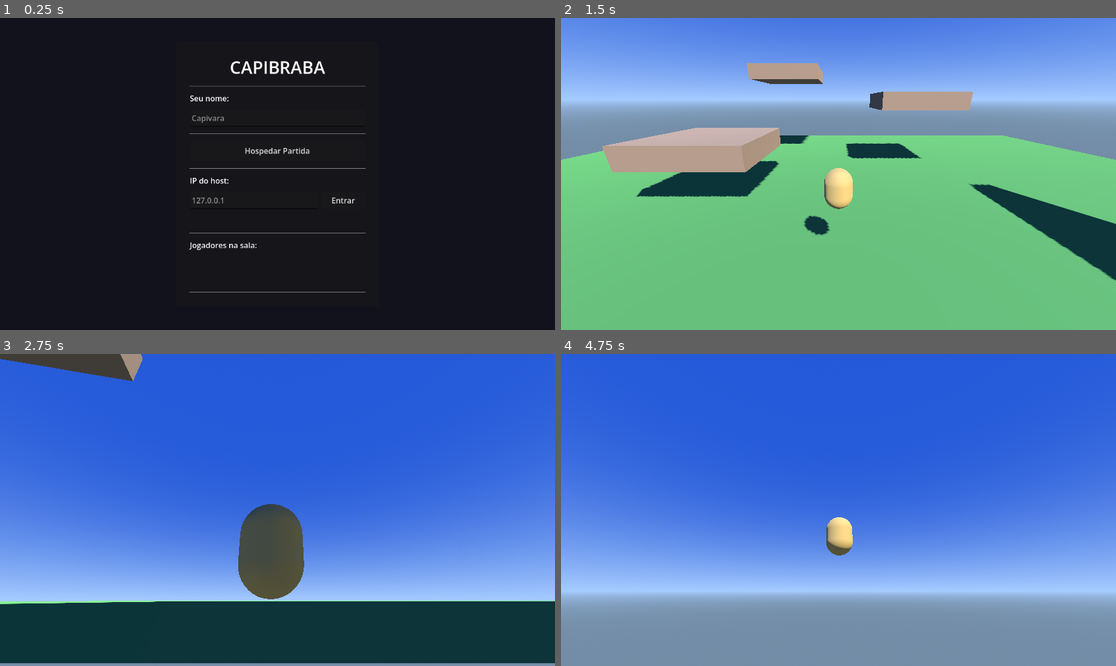
Above: before the commit, frames 1-4 (two rows, left to right).
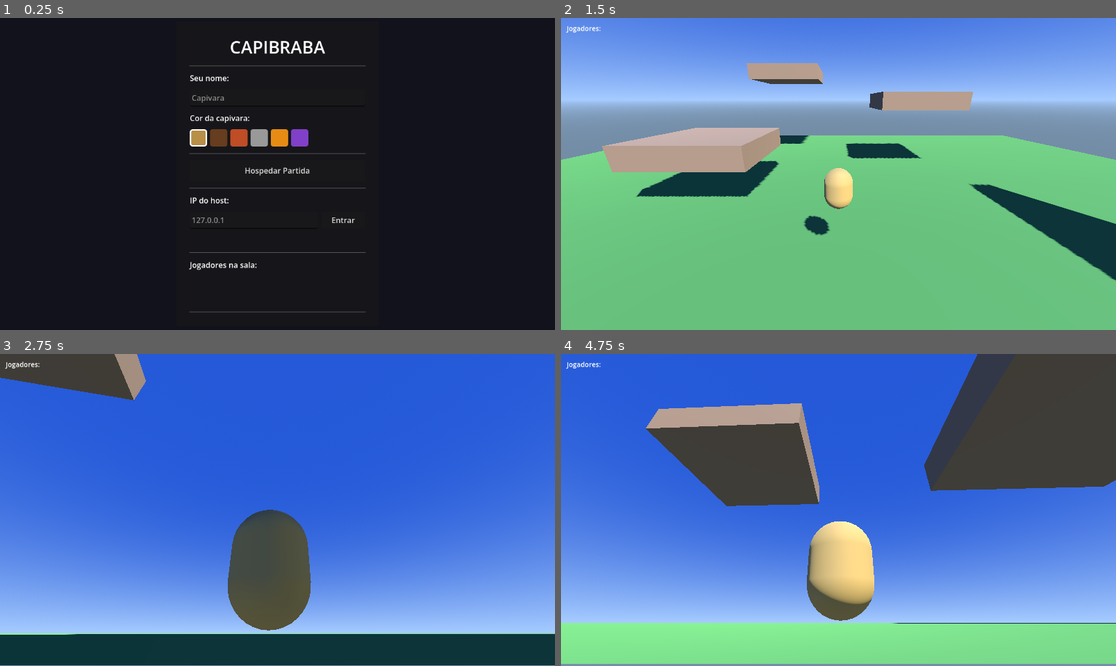
Above: after the commit, the same moments.

Repository: rodrigo-moreira-dev/capibraba
Game: Godot game, scene res://scenes/ui/lobby.tscn
The game is run twice, just before and just after one commit, with the same random seed, the same clock (stepped at 60 frames per second) and the same inputs.
Inputs (mouse positions are in pixels of both pictures, inside the frame that each line leads up to):
- Up to frame 1 (0.25 s): no input
- Up to frame 2 (1.5 s): click "Hospedar Partida" at 0.5 s; click "Iniciar Jogo" at 1.25 s
- Up to frame 3 (2.75 s): move the mouse to (305, 510) at 2.02 s; hold W (move_forward) from 2.03 s (still down); hold Space (jump) from 2.03 s (still down); tap Shift (dash) at 2.1 s
- Up to frame 4 (4.75 s): keep holding W (move_forward); move the mouse to (810, 510) at 2.77 s; release Space (jump) at 2.78 s; tap Space (jump) at 2.85, 3.02, 3.32, 4.52 s; tap Shift (dash) at 3.05, 3.6, 4.35 s; move the mouse to (849, 503) at 3.52 s; hold Space (jump) 3.53-4.28 s; move the mouse to (832, 516) at 4.27 s

The runs differ from the first frame. In frame 1, 3.6% of the frame differs, in the area x 34-66%, y 7-95%; in frame 2, less than 0.1%; in frame 3, 27%; in frame 4, 58%, in the area x 0-100%, y 0-100%.

Commit message:
feat: fases 4 e 5 — arena jogavel + customizacao de cor
Fase 4 (arena 2-4 jogadores):
- Kill plane: cair abaixo de Y=-15 respawna no centro
- Label3D (billboard) com nome acima de cada player
- HUD com lista de jogadores conectados

Fase 5 (customizacao):
- Paleta de 6 cores no lobby (swatches interativos)
- Cor sincronizada via NetworkManager.my_data
- Material por instancia aplicado em player._ready()

Co-Authored-By: Claude Sonnet 4.6 <noreply@anthropic.com>

Diff:
--- a/scenes/levels/test_arena.tscn
+++ b/scenes/levels/test_arena.tscn
@@ -1,23 +1,24 @@
-[gd_scene load_steps=17 format=3]
+[gd_scene load_steps=18 format=3]
 
-[ext_resource type="Script" path="res://scripts/game/game_manager.gd" id="1_gm"]
+[ext_resource type="Script"      path="res://scripts/game/game_manager.gd" id="1_gm"]
+[ext_resource type="PackedScene" path="res://scenes/ui/hud.tscn"           id="2_hud"]
 
 [sub_resource type="ProceduralSkyMaterial" id="SkyMat_1"]
-sky_top_color = Color(0.15, 0.35, 0.85, 1)
-sky_horizon_color = Color(0.65, 0.8, 1.0, 1)
+sky_top_color     = Color(0.15, 0.35, 0.85, 1)
+sky_horizon_color = Color(0.65, 0.8,  1.0,  1)
 ground_horizon_color = Color(0.65, 0.8, 1.0, 1)
-ground_bottom_color = Color(0.45, 0.55, 0.65, 1)
+ground_bottom_color  = Color(0.45, 0.55, 0.65, 1)
 
 [sub_resource type="Sky" id="Sky_1"]
 sky_material = SubResource("SkyMat_1")
 
 [sub_resource type="Environment" id="Environment_1"]
-background_mode = 2
-sky = SubResource("Sky_1")
+background_mode     = 2
+sky                 = SubResource("Sky_1")
 ambient_light_source = 3
 ambient_light_energy = 0.8
 
-[sub_resource type="BoxMesh" id="BoxMesh_floor"]
+[sub_resource type="BoxMesh"    id="BoxMesh_floor"]
 size = Vector3(40, 1, 40)
 
 [sub_resource type="BoxShape3D" id="BoxShape3D_floor"]
@@ -25,9 +26,9 @@
 
 [sub_resource type="StandardMaterial3D" id="Mat_floor"]
 albedo_color = Color(0.32, 0.52, 0.22, 1)
-roughness = 0.9
+roughness    = 0.9
 
-[sub_resource type="BoxMesh" id="BoxMesh_plat"]
+[sub_resource type="BoxMesh"    id="BoxMesh_plat"]
 size = Vector3(5, 1, 5)
 
 [sub_resource type="BoxShape3D" id="BoxShape3D_plat"]
@@ -35,9 +36,9 @@
 
 [sub_resource type="StandardMaterial3D" id="Mat_plat"]
 albedo_color = Color(0.55, 0.42, 0.3, 1)
-roughness = 0.85
+roughness    = 0.85
 
-[sub_resource type="BoxMesh" id="BoxMesh_wall"]
+[sub_resource type="BoxMesh"    id="BoxMesh_wall"]
 size = Vector3(1, 7, 6)
 
 [sub_resource type="BoxShape3D" id="BoxShape3D_wall"]
@@ -45,7 +46,7 @@
 
 [sub_resource type="StandardMaterial3D" id="Mat_wall"]
 albedo_color = Color(0.6, 0.6, 0.62, 1)
-roughness = 0.75
+roughness    = 0.75
 
 [node name="TestArena" type="Node3D"]
 
@@ -53,8 +54,8 @@
 environment = SubResource("Environment_1")
 
 [node name="Sun" type="DirectionalLight3D" parent="."]
-rotation = Vector3(-0.872665, 0.523599, 0)
-light_energy = 1.4
+rotation      = Vector3(-0.872665, 0.523599, 0)
+light_energy  = 1.4
 shadow_enabled = true
 
 [node name="Floor" type="StaticBody3D" parent="."]
@@ -114,3 +115,5 @@
 
 [node name="GameManager" type="Node" parent="."]
 script = ExtResource("1_gm")
+
+[node name="HUD" parent="." instance=ExtResource("2_hud")]
--- a/scenes/player/player.tscn
+++ b/scenes/player/player.tscn
@@ -39,6 +39,14 @@
 mesh = SubResource("CapsuleMesh_1")
 surface_material_override/0 = SubResource("Material_player")
 
+[node name="NameLabel" type="Label3D" parent="."]
+position = Vector3(0, 1.5, 0)
+billboard = 1
+no_depth_test = true
+font_size = 32
+outline_size = 8
+text = "Capivara"
+
 [node name="CameraRig" type="Node3D" parent="."]
 script = ExtResource("2_camera")
 
--- /dev/null
+++ b/scenes/ui/hud.tscn
@@ -0,0 +1,18 @@
+[gd_scene load_steps=2 format=3]
+
+[ext_resource type="Script" path="res://scripts/ui/hud.gd" id="1_hud"]
+
+[node name="HUD" type="CanvasLayer"]
+script = ExtResource("1_hud")
+
+[node name="VBox" type="VBoxContainer" parent="."]
+offset_left = 12.0
+offset_top = 12.0
+theme_override_constants/separation = 4
+
+[node name="Title" type="Label" parent="VBox"]
+text = "Jogadores:"
+theme_override_font_sizes/font_size = 14
+
+[node name="PlayerList" type="VBoxContainer" parent="VBox"]
+theme_override_constants/separation = 2
--- a/scenes/ui/lobby.tscn
+++ b/scenes/ui/lobby.tscn
@@ -53,6 +53,14 @@
 layout_mode = 2
 placeholder_text = "Capivara"
 custom_minimum_size = Vector2(0, 36)
+
+[node name="ColorLabel" type="Label" parent="CC/PC/MC/VBox"]
+layout_mode = 2
+text = "Cor da capivara:"
+
+[node name="ColorRow" type="HBoxContainer" parent="CC/PC/MC/VBox"]
+layout_mode = 2
+theme_override_constants/separation = 6
 
 [node name="Sep2" type="HSeparator" parent="CC/PC/MC/VBox"]
 layout_mode = 2
--- a/scripts/network/network_manager.gd
+++ b/scripts/network/network_manager.gd
@@ -10,7 +10,7 @@
 
 # {peer_id: {name}} — synced on all peers
 var players: Dictionary = {}
-var my_data: Dictionary = {name = "Capivara"}
+var my_data: Dictionary = {name = "Capivara", color_index = 0}
 
 
 func host(port: int = DEFAULT_PORT) -> void:
--- a/scripts/player/player.gd
+++ b/scripts/player/player.gd
@@ -1,45 +1,70 @@
 extends CharacterBody3D
+
+const PALETTE := [
+	Color(0.72, 0.56, 0.28),  # marrom natural
+	Color(0.40, 0.24, 0.12),  # marrom escuro
+	Color(0.75, 0.30, 0.15),  # vermelho
+	Color(0.60, 0.60, 0.60),  # cinza
+	Color(0.90, 0.55, 0.08),  # laranja
+	Color(0.50, 0.25, 0.78),  # roxo
+]
+const KILL_PLANE_Y  := -15.0
+const RESPAWN_POINT := Vector3(0.0, 2.0, 0.0)
 
 # ── Movement ──────────────────────────────────────────────────────────────────
 @export_group("Movement")
-@export var speed := 8.0
-@export var acceleration := 22.0
+@export var speed            := 8.0
+@export var acceleration     := 22.0
 @export var air_acceleration := 8.0
 
 # ── Jump ──────────────────────────────────────────────────────────────────────
 @export_group("Jump")
-@export var jump_velocity := 12.0
+@export var jump_velocity        := 12.0
 @export var double_jump_velocity := 10.0
-@export var gravity := 30.0
-@export var fall_multiplier := 1.5
-@export var coyote_time := 0.12
-@export var jump_buffer_time := 0.14
+@export var gravity              := 30.0
+@export var fall_multiplier      := 1.5
+@export var coyote_time          := 0.12
+@export var jump_buffer_time     := 0.14
 
 # ── Dash ──────────────────────────────────────────────────────────────────────
 @export_group("Dash")
-@export var dash_speed := 26.0
+@export var dash_speed    := 26.0
 @export var dash_duration := 0.16
 @export var dash_cooldown := 0.65
 
 # ── Wall Jump ─────────────────────────────────────────────────────────────────
 @export_group("Wall Jump")
-@export var wall_jump_velocity := 11.0
-@export var wall_jump_push := 7.0
+@export var wall_jump_velocity      := 11.0
+@export var wall_jump_push          := 7.0
 @export var wall_slide_gravity_mult := 0.18
 
 const MAX_JUMPS := 2
 
-var _jump_count := 0
-var _coyote_timer := 0.0
+var _jump_count        := 0
+var _coyote_timer      := 0.0
 var _jump_buffer_timer := 0.0
-var _was_on_floor := false
-var _is_dashing := false
-var _dash_timer := 0.0
+var _was_on_floor      := false
+var _is_dashing        := false
+var _dash_timer        := 0.0
 var _dash_cooldown_timer := 0.0
-var _dash_dir := Vector3.ZERO
+var _dash_dir          := Vector3.ZERO
 
-@onready var camera_rig: Node3D = $CameraRig
-@onready var mesh_pivot: Node3D = $MeshPivot
+@onready var camera_rig: Node3D          = $CameraRig
+@onready var mesh_pivot: Node3D          = $MeshPivot
+@onready var body_mesh:  MeshInstance3D  = $MeshPivot/BodyMesh
+@onready var name_label: Label3D         = $NameLabel
+
+
+func _ready() -> void:
+	var id   := get_multiplayer_authority()
+	var data := NetworkManager.players.get(id, {}) as Dictionary
+	name_label.text    = data.get("name", "Capivara")
+	name_label.visible = not is_multiplayer_authority()
+	var cidx: int = data.get("color_index", 0)
+	var mat := StandardMaterial3D.new()
+	mat.albedo_color = PALETTE[cidx % PALETTE.size()]
+	mat.roughness    = 0.8
+	body_mesh.set_surface_override_material(0, mat)
 
 
 func _unhandled_input(event: InputEvent) -> void:
@@ -51,7 +76,7 @@
 
 func _physics_process(delta: float) -> void:
 	if not is_multiplayer_authority():
-		return  # Position received via MultiplayerSynchronizer
+		return
 	_tick_timers(delta)
 	_apply_gravity(delta)
 	_process_dash(delta)
@@ -66,8 +91,8 @@
 func _tick_timers(delta: float) -> void:
 	if _was_on_floor and not is_on_floor():
 		_coyote_timer = coyote_time
-	_coyote_timer = maxf(_coyote_timer - delta, 0.0)
-	_jump_buffer_timer = maxf(_jump_buffer_timer - delta, 0.0)
+	_coyote_timer        = maxf(_coyote_timer - delta, 0.0)
+	_jump_buffer_timer   = maxf(_jump_buffer_timer - delta, 0.0)
 	_dash_cooldown_timer = maxf(_dash_cooldown_timer - delta, 0.0)
 
 
@@ -83,7 +108,7 @@
 
 
 func _apply_movement(delta: float) -> void:
-	var dir := _input_dir_world()
+	var dir  := _input_dir_world()
 	var accel := acceleration if is_on_floor() else air_acceleration
 	velocity.x = move_toward(velocity.x, dir.x * speed, accel * delta)
 	velocity.z = move_toward(velocity.z, dir.z * speed, accel * delta)
@@ -98,36 +123,34 @@
 		if _dash_timer <= 0.0:
 			_is_dashing = false
 		return
-
 	if Input.is_action_just_pressed("dash") and _dash_cooldown_timer <= 0.0:
 		var dir := _input_dir_world()
 		_dash_dir = dir if dir.length_squared() > 0.01 else -mesh_pivot.global_transform.basis.z
 		_dash_dir.y = 0.0
-		_dash_dir = _dash_dir.normalized()
-		_is_dashing = true
-		_dash_timer = dash_duration
+		_dash_dir    = _dash_dir.normalized()
+		_is_dashing  = true
+		_dash_timer  = dash_duration
 		_dash_cooldown_timer = dash_cooldown
 
 
 func _process_jump() -> void:
 	if _jump_buffer_timer <= 0.0:
 		return
-
 	if is_on_floor() or _coyote_timer > 0.0:
-		velocity.y = jump_velocity
-		_jump_count = 1
+		velocity.y         = jump_velocity
+		_jump_count        = 1
 		_jump_buffer_timer = 0.0
-		_coyote_timer = 0.0
+		_coyote_timer      = 0.0
 	elif is_on_wall_only():
 		var n := get_wall_normal()
-		velocity.x = n.x * wall_jump_push
-		velocity.z = n.z * wall_jump_push
-		velocity.y = wall_jump_velocity
-		_jump_count = 1
+		velocity.x         = n.x * wall_jump_push
+		velocity.z         = n.z * wall_jump_push
+		velocity.y         = wall_jump_velocity
+		_jump_count        = 1
 		_jump_buffer_timer = 0.0
 	elif _jump_count < MAX_JUMPS:
-		velocity.y = double_jump_velocity
-		_jump_count += 1
+		velocity.y         = double_jump_velocity
+		_jump_count       += 1
 		_jump_buffer_timer = 0.0
 
 
@@ -142,7 +165,7 @@
 	var raw := Input.get_vector("move_left", "move_right", "move_forward", "move_back")
 	if raw.length_squared() < 0.01:
 		return Vector3.ZERO
-	var basis := camera_rig.global_transform.basis
+	var basis   := camera_rig.global_transform.basis
 	var forward := Vector3(-basis.z.x, 0.0, -basis.z.z).normalized()
 	var right   := Vector3( basis.x.x, 0.0,  basis.x.z).normalized()
 	return (forward * -raw.y + right * raw.x).normalized() * raw.length()
@@ -152,3 +175,6 @@
 	if is_on_floor():
 		_jump_count = 0
 	_was_on_floor = is_on_floor()
+	if global_position.y < KILL_PLANE_Y:
+		global_position = RESPAWN_POINT
+		velocity        = Vector3.ZERO
--- /dev/null
+++ b/scripts/ui/hud.gd
@@ -0,0 +1,19 @@
+extends CanvasLayer
+
+@onready var player_list: VBoxContainer = $VBox/PlayerList
+
+
+func _ready() -> void:
+	NetworkManager.players_updated.connect(_refresh)
+	_refresh()
+
+
+func _refresh() -> void:
+	for child in player_list.get_children():
+		child.queue_free()
+	for id: int in NetworkManager.players:
+		var data: Dictionary = NetworkManager.players[id]
+		var lbl := Label.new()
+		lbl.text = "• " + data.get("name", "Capivara")
+		lbl.add_theme_font_size_override("font_size", 14)
+		player_list.add_child(lbl)
--- a/scripts/ui/lobby.gd
+++ b/scripts/ui/lobby.gd
@@ -1,6 +1,16 @@
 extends Control
 
+const PALETTE := [
+	Color(0.72, 0.56, 0.28),
+	Color(0.40, 0.24, 0.12),
+	Color(0.75, 0.30, 0.15),
+	Color(0.60, 0.60, 0.60),
+	Color(0.90, 0.55, 0.08),
+	Color(0.50, 0.25, 0.78),
+]
+
 @onready var name_input:   LineEdit      = $CC/PC/MC/VBox/NameInput
+@onready var color_row:    HBoxContainer = $CC/PC/MC/VBox/ColorRow
 @onready var host_btn:     Button        = $CC/PC/MC/VBox/HostBtn
 @onready var ip_input:     LineEdit      = $CC/PC/MC/VBox/JoinRow/IPInput
 @onready var join_btn:     Button        = $CC/PC/MC/VBox/JoinRow/JoinBtn
@@ -8,8 +18,11 @@
 @onready var player_list:  VBoxContainer = $CC/PC/MC/VBox/PlayerList
 @onready var start_btn:    Button        = $CC/PC/MC/VBox/StartBtn
 
+var _color_btns: Array = []
+
 
 func _ready() -> void:
+	_build_color_row()
 	NetworkManager.players_updated.connect(_refresh)
 	NetworkManager.connection_failed.connect(func(): _set_status("Falha na conexão.", true))
 	NetworkManager.server_disconnected.connect(
@@ -72,6 +85,44 @@
 	NetworkManager.my_data["name"] = n if not n.is_empty() else "Capivara"
 
 
+# ── Color picker ──────────────────────────────────────────────────────────────
+
+func _build_color_row() -> void:
+	for i in PALETTE.size():
+		var btn := Button.new()
+		btn.custom_minimum_size = Vector2(36, 36)
+		btn.text = ""
+		_apply_swatch(btn, i, i == 0)
+		var idx := i
+		btn.pressed.connect(func(): _select_color(idx))
+		color_row.add_child(btn)
+		_color_btns.append(btn)
+
+
+func _select_color(idx: int) -> void:
+	NetworkManager.my_data["color_index"] = idx
+	for i in _color_btns.size():
+		_apply_swatch(_color_btns[i], i, i == idx)
+
+
+func _apply_swatch(btn: Button, idx: int, selected: bool) -> void:
+	var s := StyleBoxFlat.new()
+	s.bg_color = PALETTE[idx]
+	s.set_corner_radius_all(5)
+	if selected:
+		s.border_width_left   = 3
+		s.border_width_right  = 3
+		s.border_width_top    = 3
+		s.border_width_bottom = 3
+		s.border_color        = Color.WHITE
+	btn.add_theme_stylebox_override("normal",   s)
+	btn.add_theme_stylebox_override("hover",    s)
+	btn.add_theme_stylebox_override("pressed",  s)
+	btn.add_theme_stylebox_override("focus",    s)
+
+
+# ── Scene transition ──────────────────────────────────────────────────────────
+
 @rpc("authority", "call_local", "reliable")
 func _start_game() -> void:
 	get_tree().change_scene_to_file("res://scenes/levels/test_arena.tscn")
